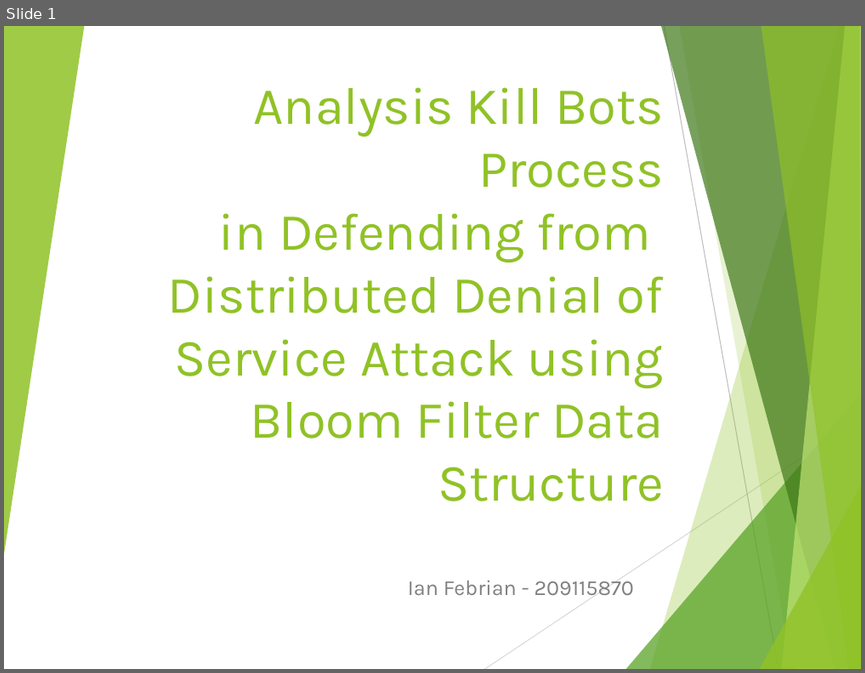
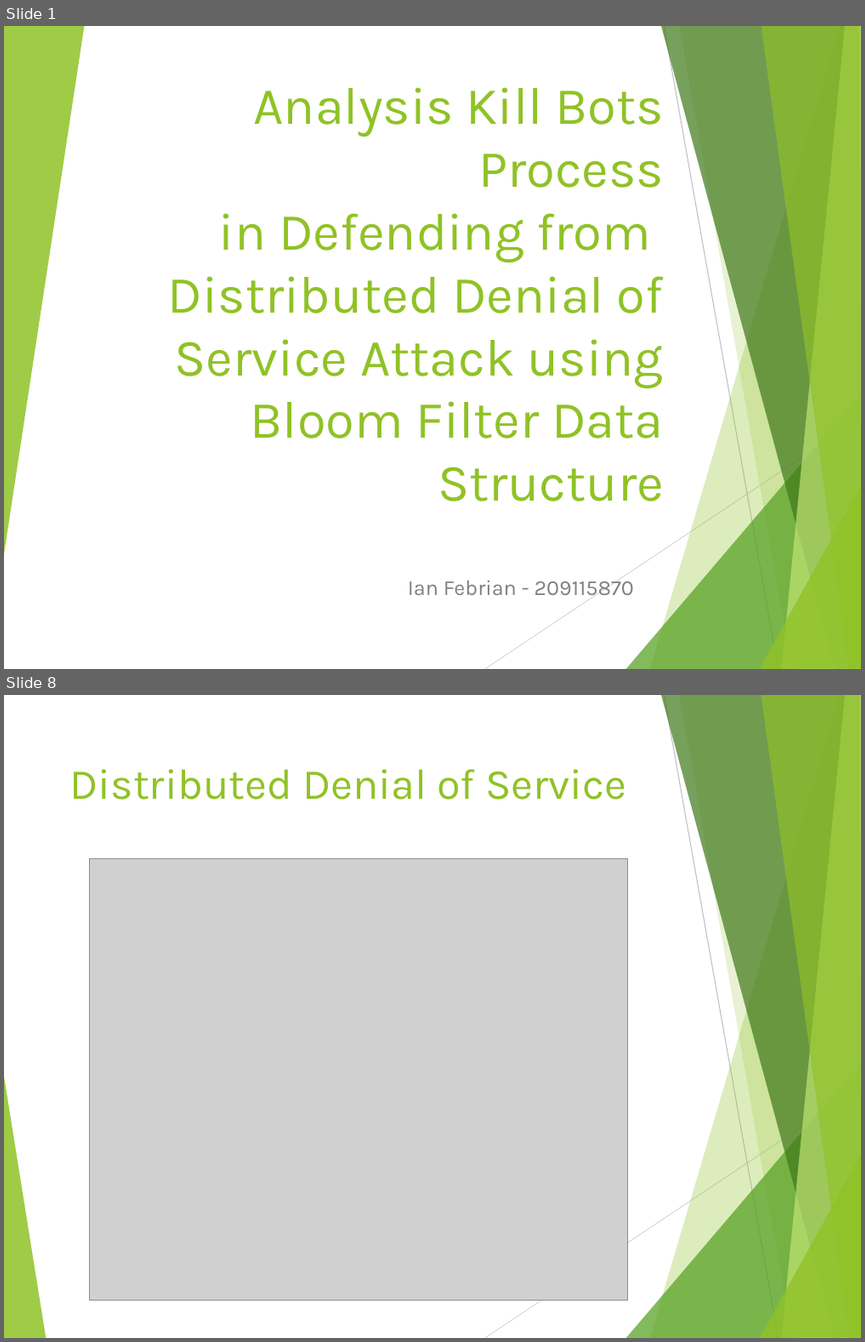
Before and after one commit to iankinch84/TugasAkhirSTTS, a slide deck: _TUGAS AKHIR/BUKU/Current/Presentasi/Presentasi Seminar.pptx. Shown one above the other, each under a label of ours: slide 1 before the commit, slides 1 and 8 after it; the slides between them are not shown. The pictures are 865x673 and 865x1342 pixels, drawn with LibreOffice and Linux fonts; fonts in the diff are those of the drawing; grey boxes stand for pictures. Boxes give left, top, right and bottom in pixels: in the first picture for what was removed or moved away, otherwise in the second. Text is boxed around its words. In the diff, an @@ line names an element or a change of style, - is before the commit and + after.

```diff
--- a/_TUGAS AKHIR/BUKU/Current/Presentasi/Presentasi Seminar.pptx
+++ b/_TUGAS AKHIR/BUKU/Current/Presentasi/Presentasi Seminar.pptx
@@ slide 8 added at bbox=[4, 695, 861, 1338], background #FFFFFF; not listed: 9 template elements that a slide beside it also shows @@
@@ title added at bbox=[69, 769, 627, 800], 36 pt, text #90C226 @@
+Distributed Denial of Service
@@ picture added at bbox=[90, 859, 627, 1300] @@
@@ freeform shape added at bbox=[4, 1072, 46, 1338], fill #90C226 at 85% opacity @@
```
Also in this commit, not shown: 1 slide changed, 31 other slides added, 1 slide removed, 9 other files.
